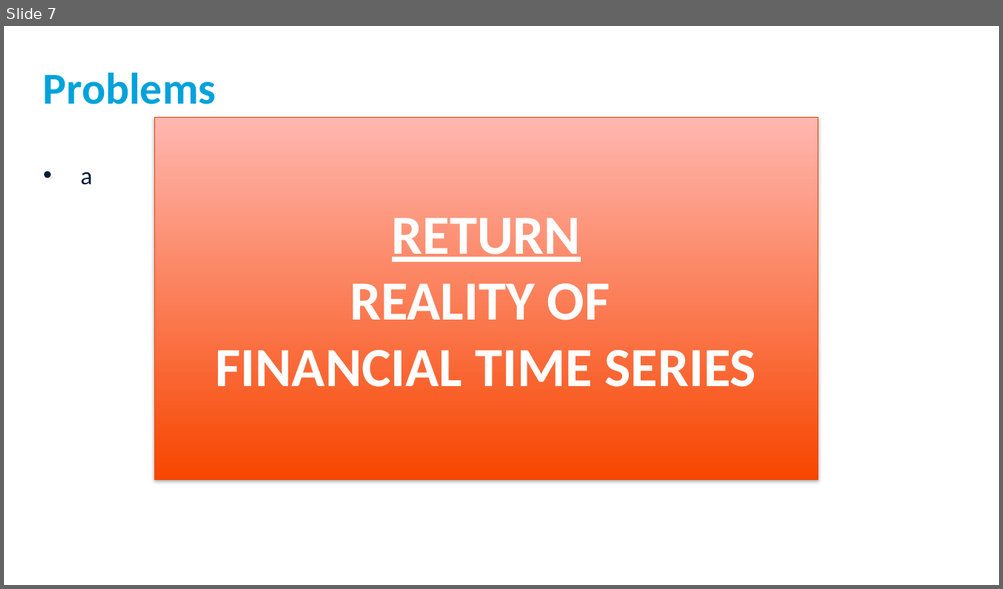
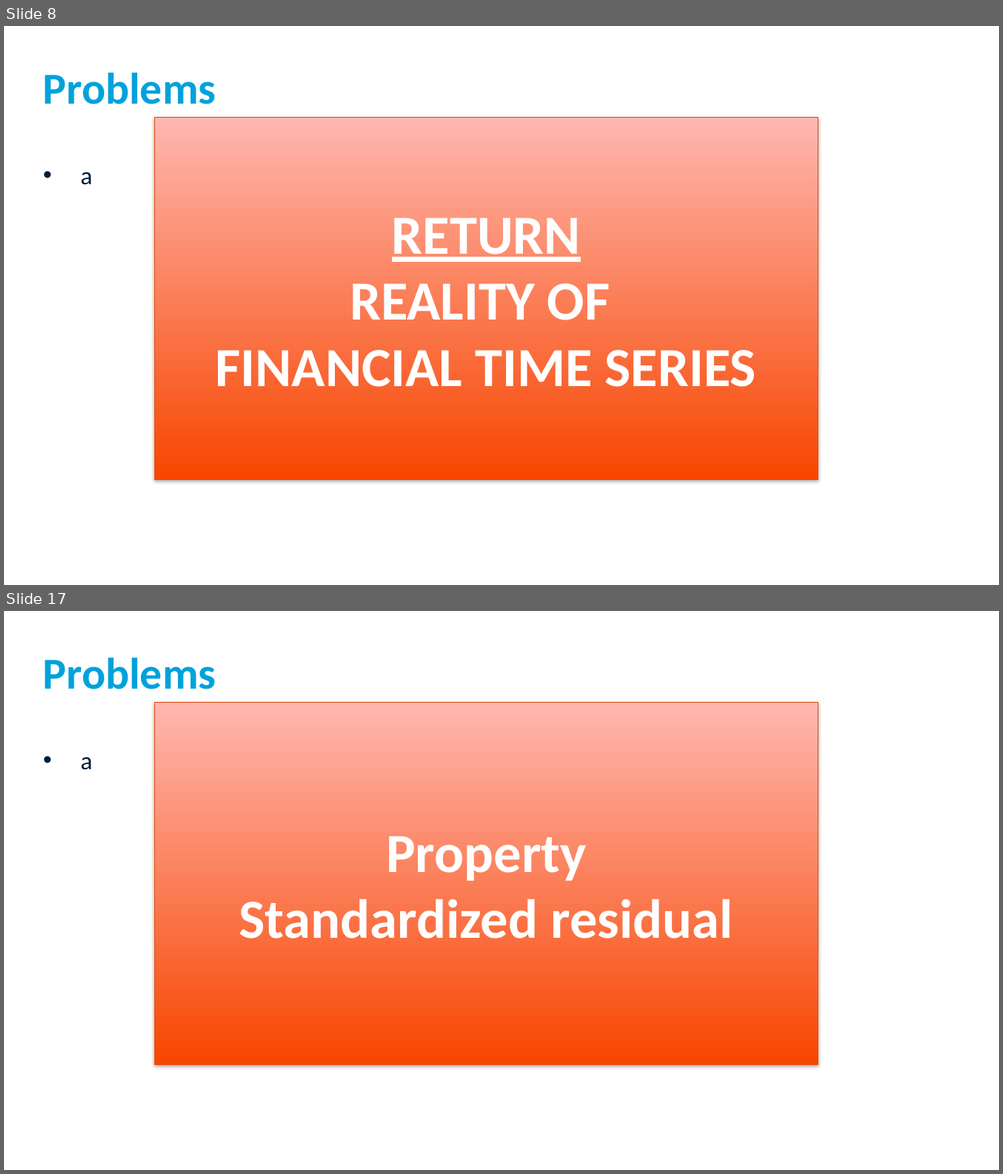
Before and after one commit to franciscpitthan/Methods_Quant_Fin, a slide deck: Example - GARCH estimation/GARCH models.pptm. Shown one above the other, each under a label of ours: slide 7 before the commit, slides 8 and 17 after it; the slides between them are not shown. The pictures are 1003x589 and 1003x1174 pixels, drawn with LibreOffice and Linux fonts; fonts in the diff are those of the drawing. Boxes give left, top, right and bottom in pixels: in the first picture for what was removed or moved away, otherwise in the second. Text is boxed around its words. In the diff, an @@ line names an element or a change of style, - is before the commit and + after.

```diff
--- a/Example - GARCH estimation/GARCH models.pptm
+++ b/Example - GARCH estimation/GARCH models.pptm
@@ slide 17 added at (x1=4, y1=611, x2=999, y2=1170), background #FFFFFF @@
@@ title added at (x1=43, y1=658, x2=216, y2=689), 42.7 pt, text #00A2DB, bold @@
+Problems
@@ rectangle added at (x1=155, y1=702, x2=818, y2=1065), fill gradient #F84700 to #FFB9B2, outline #E84A0A 0.75 pt, 53.3 pt, text #FFFFFF, bold @@
+Property
+Standardized residual
@@ text added at (x1=80, y1=757, x2=92, y2=770), 24 pt, text #001C3D @@
+• a
@@ what was slide 7 is now slide 8 @@
```
Also in this commit, not shown: 1 slide changed, 11 other slides added.
